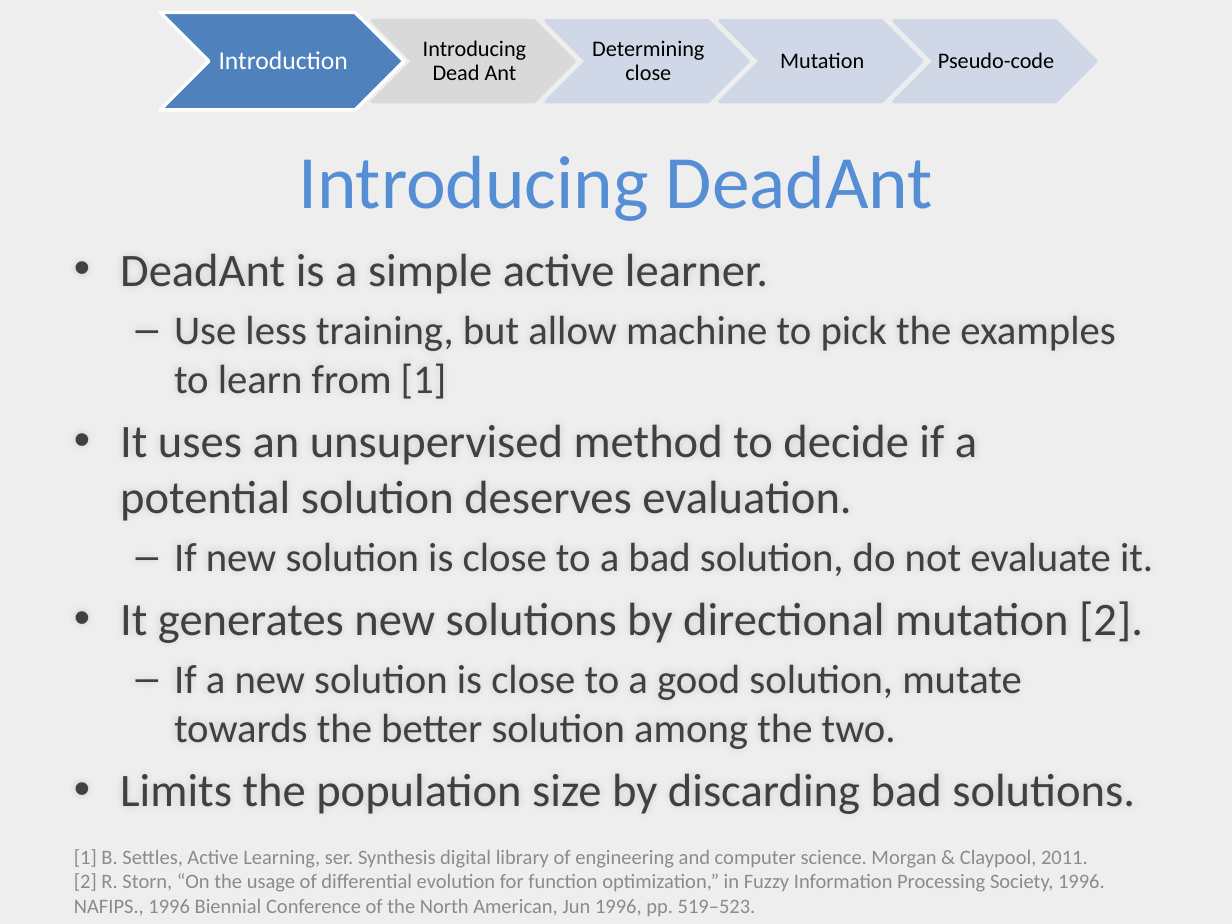
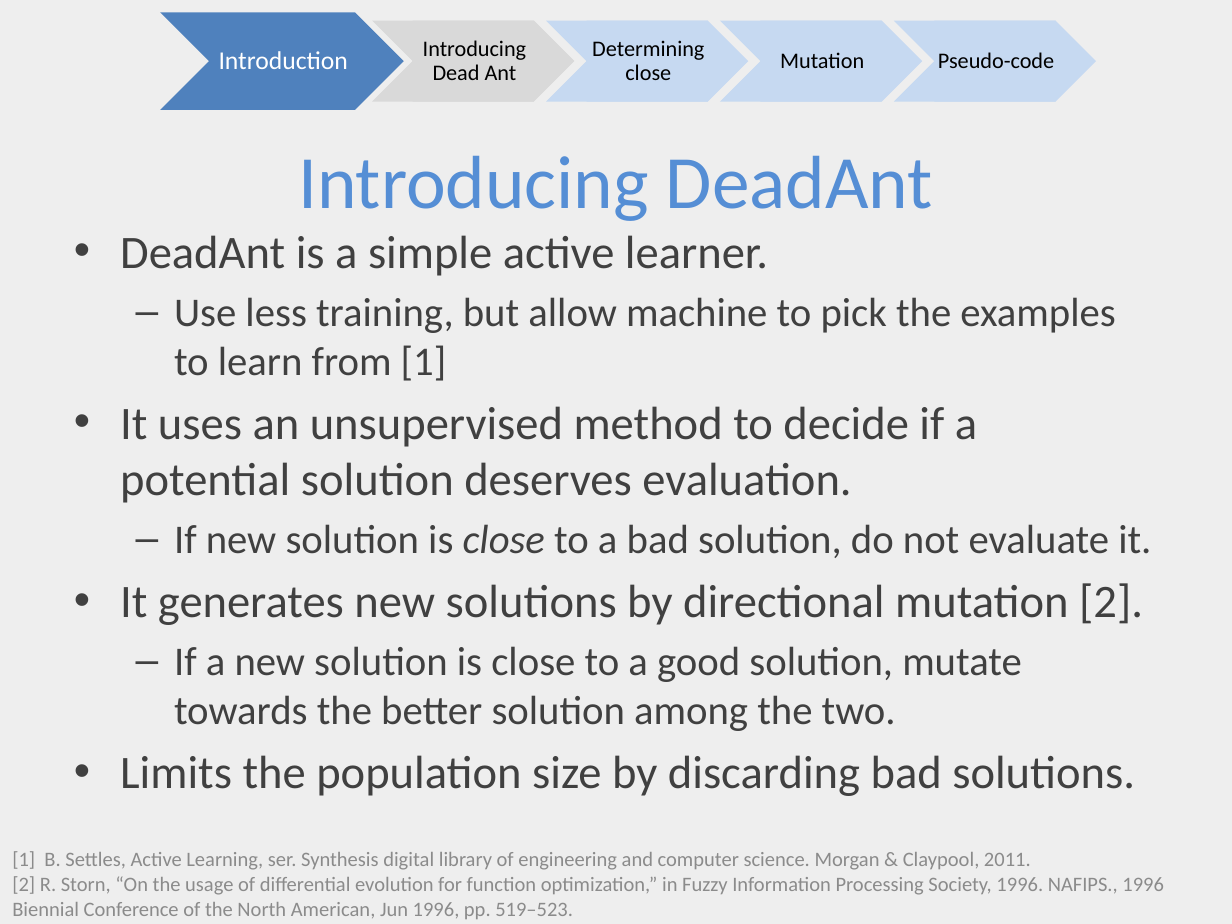
Before and after one commit to ai-se/Rahul, a slide deck: slide 3 of DEADANT/deadAnt.pptx. Drawn at 1232x924 pixels with LibreOffice and Linux fonts; fonts in the diff are those of the drawing. Boxes give left, top, right and bottom in pixels: in the first picture for what was removed or moved away, otherwise in the second. Text is boxed around its words. In the diff, an @@ line names an element or a change of style, - is before the commit and + after.

```diff
--- a/DEADANT/deadAnt.pptx
+++ b/DEADANT/deadAnt.pptx
@@ chevron at (x1=160, y1=12, x2=404, y2=110): outline #FFFFFF 2 pt to none @@
@@ chevron at (x1=372, y1=21, x2=574, y2=102): outline #D9D9D9 2 pt to none @@
@@ fill #D0D8E8 at 90% opacity to #C6D9F1; outline #D0D8E8 2 pt to none in 3 elements at (x1=546, y1=21, x2=748, y2=102), (x1=719, y1=21, x2=922, y2=102), (x1=894, y1=21, x2=1096, y2=102) @@
@@ 3 rectangles moved together from (x1=592, y1=40, x2=1054, y2=80) to (x1=586, y1=21, x2=1055, y2=102) @@
@@ fill none to #C6D9F1 in 3 elements at (x1=586, y1=21, x2=707, y2=102), (x1=760, y1=21, x2=881, y2=102), (x1=934, y1=21, x2=1055, y2=102) @@
@@ text "DeadAnt is a simple active ..." moved from (x1=120, y1=253, x2=1153, y2=814) to (x1=120, y1=235, x2=1151, y2=796) @@
@@ text at (x1=174, y1=524, x2=1151, y2=558): italic on in "close" @@
@@ text "[1] B. Settles, Active Learning, ..." moved from (x1=74, y1=849, x2=1105, y2=916) to (x1=12, y1=851, x2=1164, y2=919) @@
@@ text at (x1=12, y1=851, x2=1031, y2=870): line spacing 1.5 to 1 @@
```
Also in this commit, not shown: 3 other slides changed.
